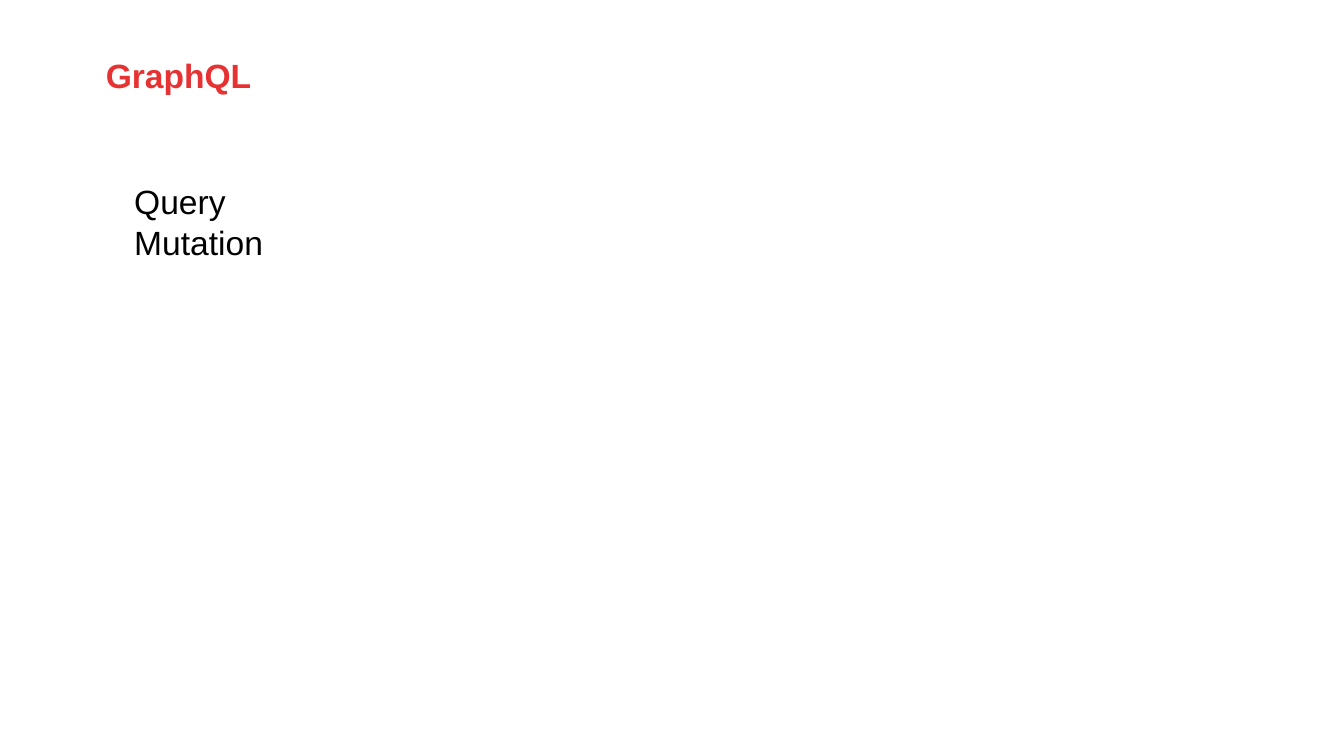
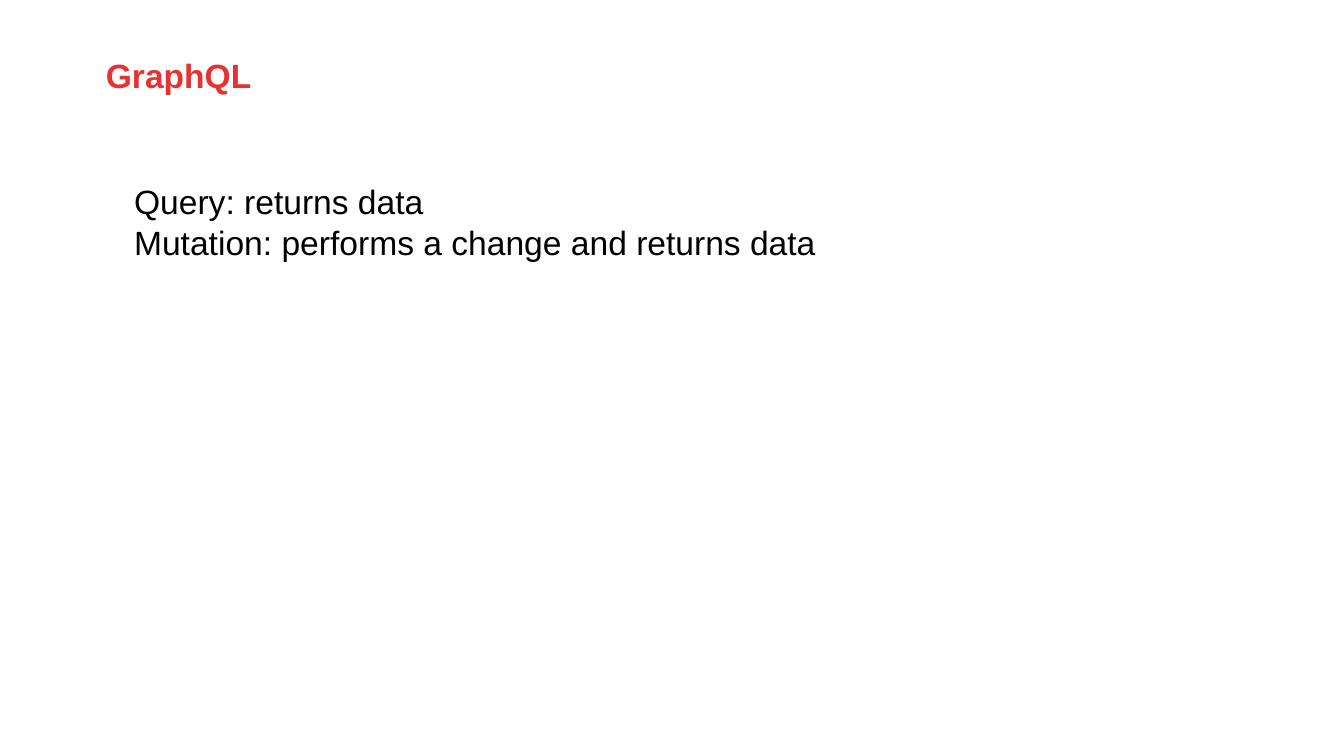
Before and after one commit to AMIS-Services/sig-graphql, a slide deck: slide 4 of slides/graphq-slides.pptx. Drawn at 1344x756 pixels with LibreOffice and Linux fonts; fonts in the diff are those of the drawing; background and template pictures are left out. Boxes give left, top, right and bottom in pixels: in the first picture for what was removed or moved away, otherwise in the second. Text is boxed around its words. In the diff, an @@ line names an element or a change of style, - is before the commit and + after.

Commit message:
add mutation

```diff
--- a/slides/graphq-slides.pptx
+++ b/slides/graphq-slides.pptx
@@ text at (x1=134, y1=189, x2=815, y2=261): text changed @@
-Query
-Mutation
+Query: returns data
+Mutation: performs a change and returns data
```
Also in this commit, not shown: 2 other slides changed, 1 slide removed, 4 other files.
